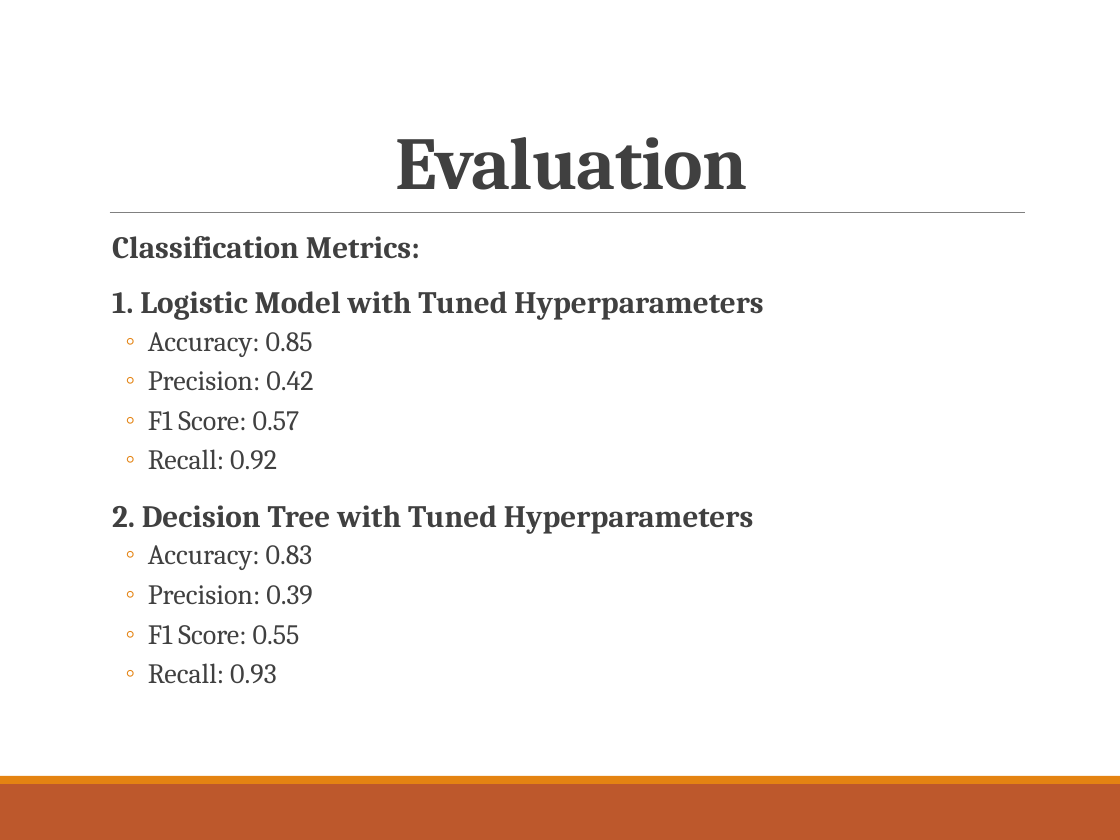
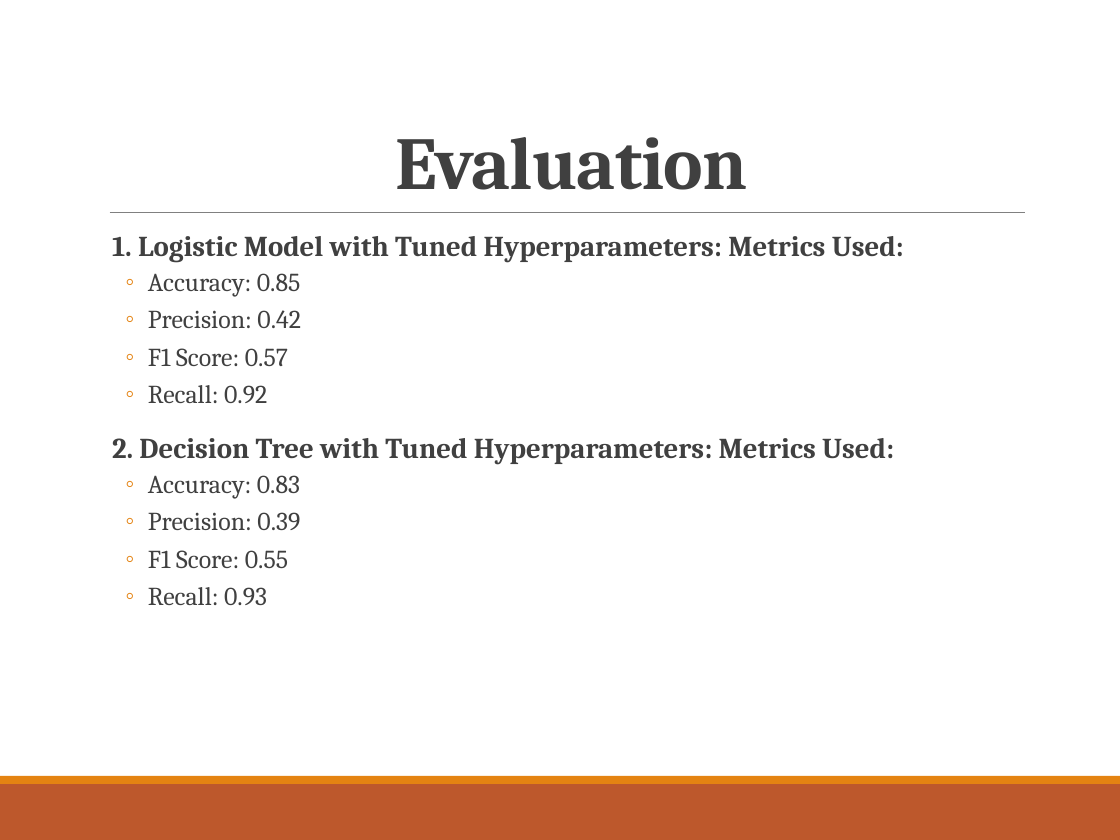
Before and after one commit to tingly-amua/Terry-Stops-Classifier, a slide deck: slide 10 of presentation.pptx. Drawn at 1120x840 pixels with LibreOffice and Linux fonts; fonts in the diff are those of the drawing. Boxes give left, top, right and bottom in pixels: in the first picture for what was removed or moved away, otherwise in the second. Text is boxed around its words. In the diff, an @@ line names an element or a change of style, - is before the commit and + after.

Commit message:
compare models performance

```diff
--- a/presentation.pptx
+++ b/presentation.pptx
@@ text at bbox=[112, 236, 904, 262]: text changed; size 20 to 18.5 pt @@
-  Classification Metrics:
-  1. Logistic Model with Tuned Hyperparameters
+  1. Logistic Model with Tuned Hyperparameters: Metrics Used:
@@ text at bbox=[148, 273, 301, 605]: size 18 to 16.6 pt in "Accuracy: 0.85", "Precision: 0.42", "F1 Score: 0.57", "Recall: 0.92" and 4 more places @@
@@ text at bbox=[112, 438, 894, 464]: text changed; size 20 to 18.5 pt @@
-  2. Decision Tree with Tuned Hyperparameters
+  2. Decision Tree with Tuned Hyperparameters: Metrics Used:
```
Also in this commit, not shown: 2 other slides changed, 1 slide added.
